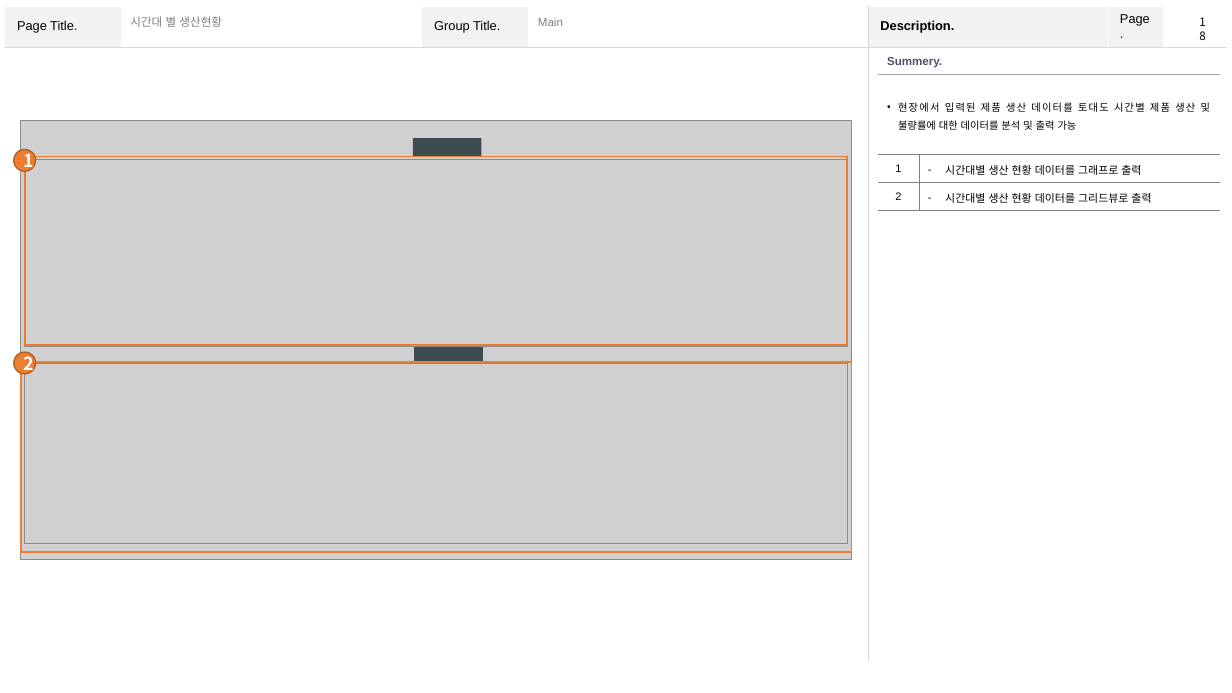
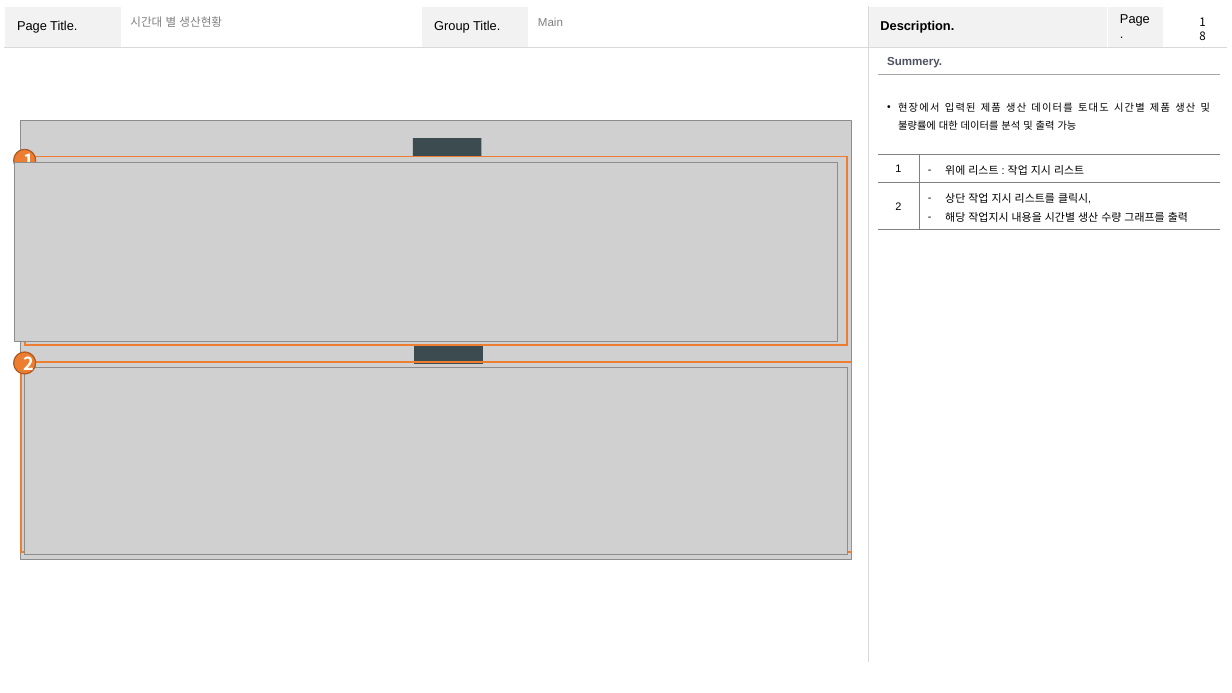
Before and after one commit to YJY1512/GoodeeTeamProject2, a slide deck: slide 18 of Team2 화면설계서.pptx. Drawn at 1232x693 pixels with LibreOffice and Linux fonts; fonts in the diff are those of the drawing; grey boxes stand for pictures. Boxes give left, top, right and bottom in pixels: in the first picture for what was removed or moved away, otherwise in the second. Text is boxed around its words. In the diff, an @@ line names an element or a change of style, - is before the commit and + after.

```diff
--- a/Team2 화면설계서.pptx
+++ b/Team2 화면설계서.pptx
@@ table at (878,48,1220,233) @@
-row 3, column 2: 시간대별 생산 현황 데이터를 그래프로 출력
+row 3, column 2: 위에 리스트 : 작업 지시 리스트
-row 4, column 2: 시간대별 생산 현황 데이터를 그리드뷰로 출력
+row 4, column 2: 상단 작업 지시 리스트를 클릭시, / 해당 작업지시 내용을 시간별 생산 수량 그래프를 출력
@@ picture: place and size @@
-picture at (25,364,848,543)
+picture at (14,163,836,342)
@@ picture: place and size @@
-picture at (25,159,848,347)
+picture at (25,367,848,555)
```
Also in this commit, not shown: 1 other slide changed, 2 other files.
